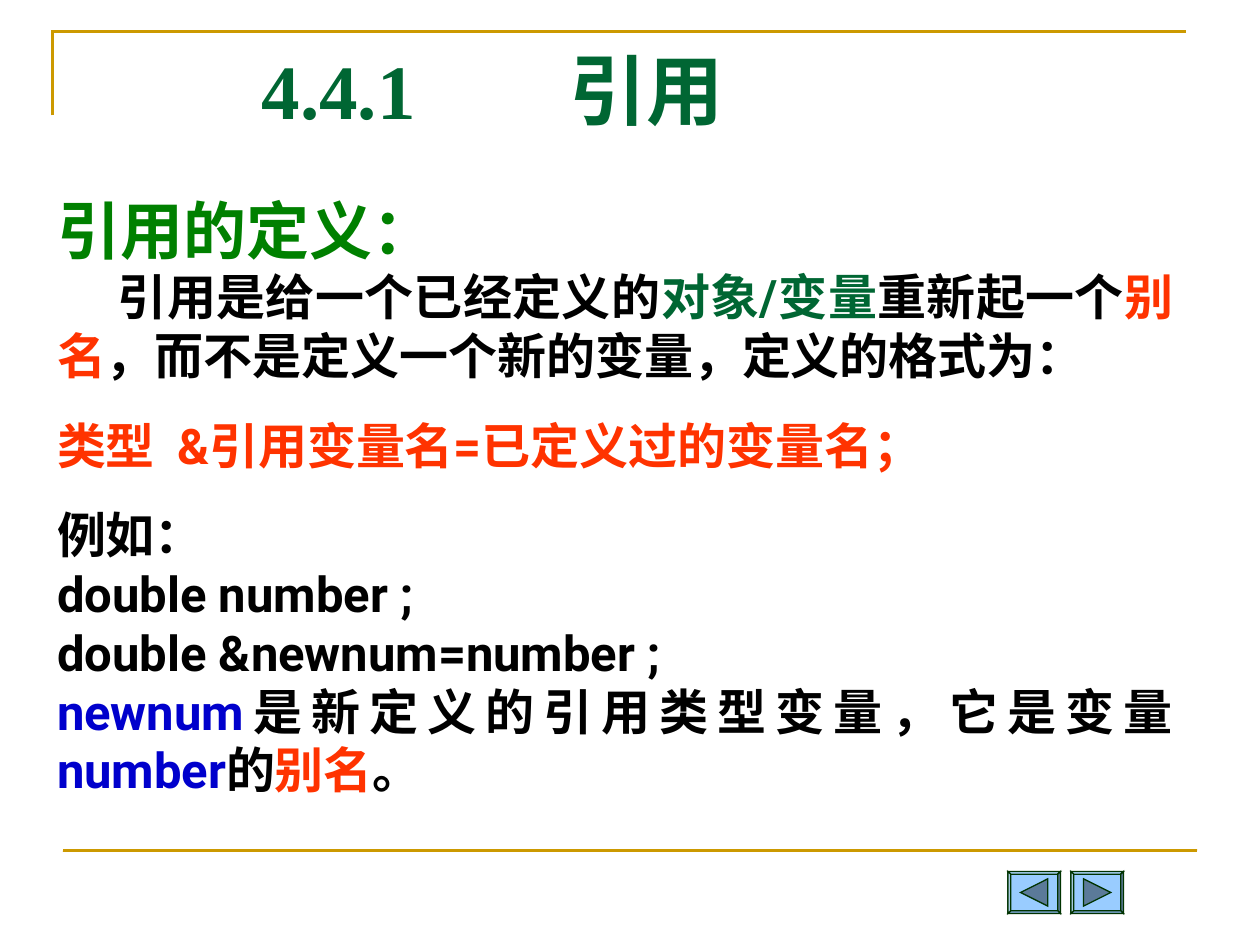
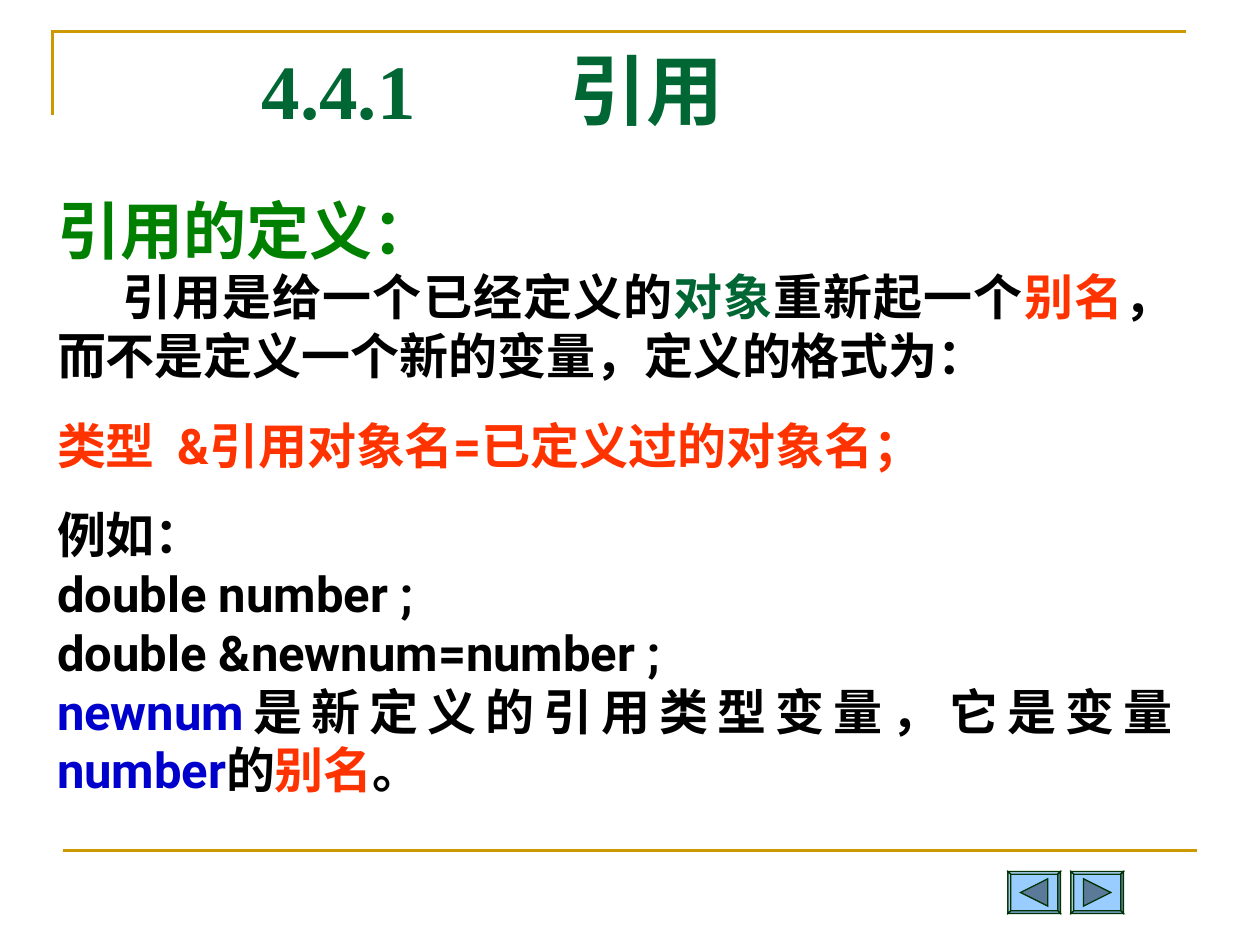
Before and after one commit to Changhe160/Changhe160.github.io, a slide deck: slide 32 of teachingRes/Cplusplus/unit04类与对象.ppt. Drawn at 1260x945 pixels with LibreOffice and Linux fonts; fonts in the diff are those of the drawing. Boxes give left, top, right and bottom in pixels: in the first picture for what was removed or moved away, otherwise in the second. Text is boxed around its words. In the diff, an @@ line names an element or a change of style, - is before the commit and + after.

```diff
--- a/teachingRes/Cplusplus/unit04类与对象.ppt
+++ b/teachingRes/Cplusplus/unit04类与对象.ppt
@@ text at <box>57,273,1174,473</box>: text changed @@
-引用是给一个已经定义的对象/变量重新起一个别名，而不是定义一个新的变量，定义的格式为：
-类型 &引用变量名=已定义过的变量名；
+引用是给一个已经定义的对象重新起一个别名，而不是定义一个新的变量，定义的格式为：
+类型 &引用对象名=已定义过的对象名；
```
Also in this commit, not shown: 12 other slides changed, 1 slide added.
